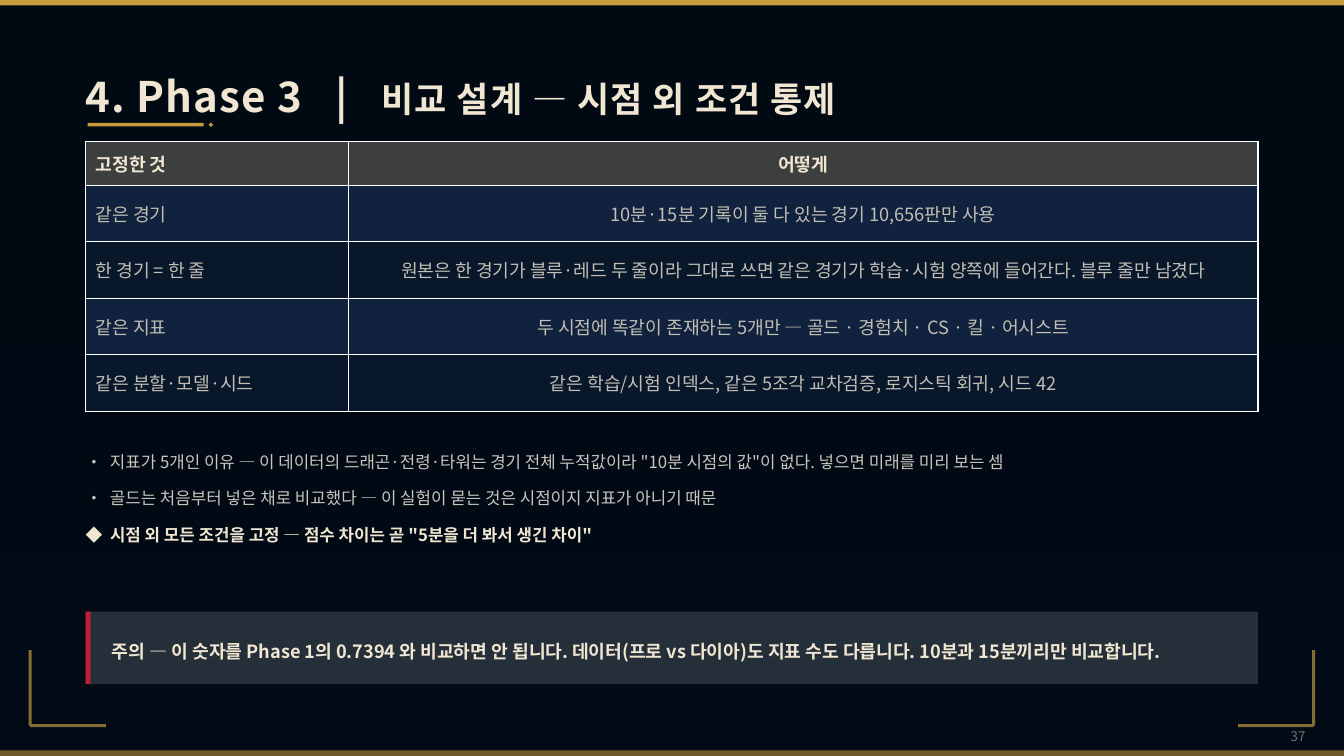
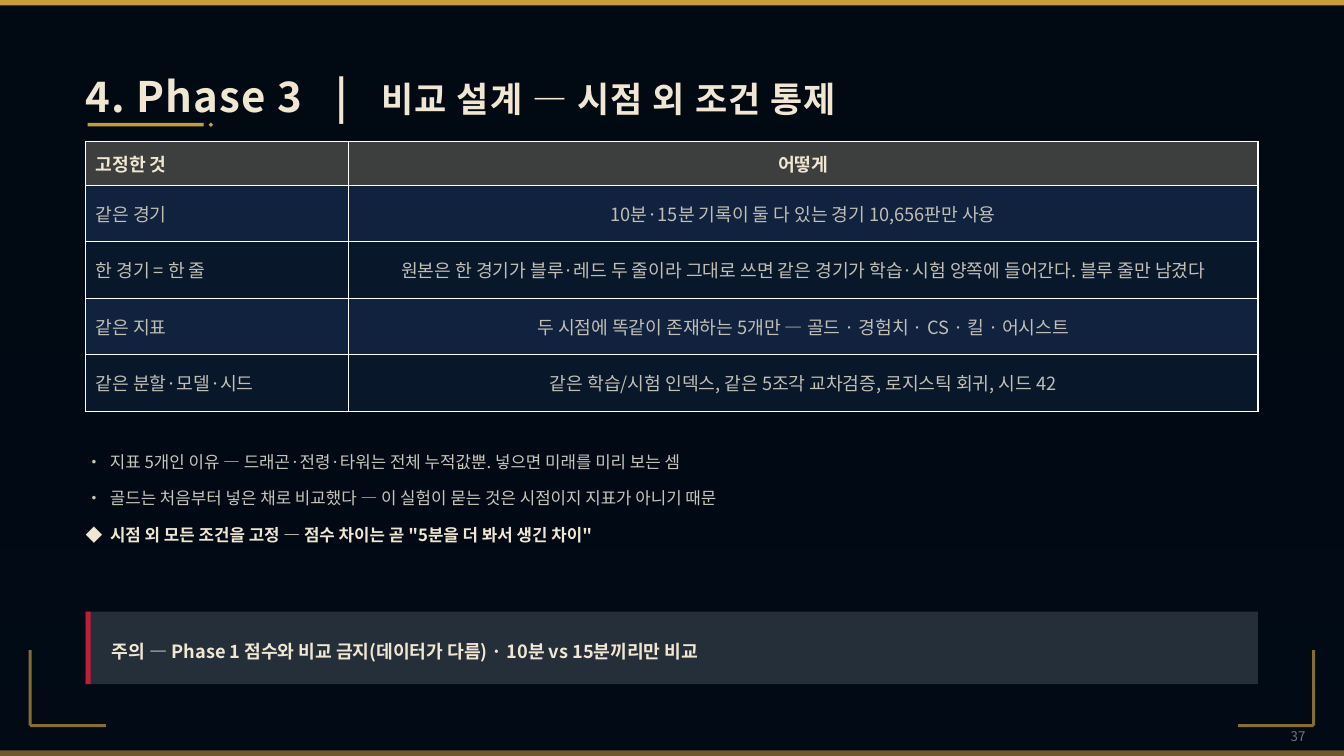
Before and after one commit to wpalswpa/project2608, a slide deck: slide 37 of LOLEX_발표_발표용 사본.pptx. Drawn at 1344x756 pixels with LibreOffice and Linux fonts; fonts in the diff are those of the drawing; background and template pictures are left out; a plain dark background stands for a picture behind light text. Boxes give left, top, right and bottom in pixels: in the first picture for what was removed or moved away, otherwise in the second. Text is boxed around its words. In the diff, an @@ line names an element or a change of style, - is before the commit and + after.

```diff
--- a/LOLEX_발표_발표용 사본.pptx
+++ b/LOLEX_발표_발표용 사본.pptx
@@ text at [110, 454, 680, 470]: text changed @@
-• 지표가 5개인 이유 — 이 데이터의 드래곤·전령·타워는 경기 전체 누적값이라 "10분 시점의 값"이 없다. 넣으면 미래를 미리 보는 셈
+• 지표 5개인 이유 — 드래곤·전령·타워는 전체 누적값뿐. 넣으면 미래를 미리 보는 셈
@@ text at [112, 642, 698, 662]: text changed @@
-주의 — 이 숫자를 Phase 1의 0.7394 와 비교하면 안 됩니다. 데이터(프로 vs 다이아)도 지표 수도 다릅니다. 10분과 15분끼리만 비교합니다.
+주의 — Phase 1 점수와 비교 금지(데이터가 다름) · 10분 vs 15분끼리만 비교
```
Also in this commit, not shown: 6 other slides changed, 2 slides removed, 3 other files.
